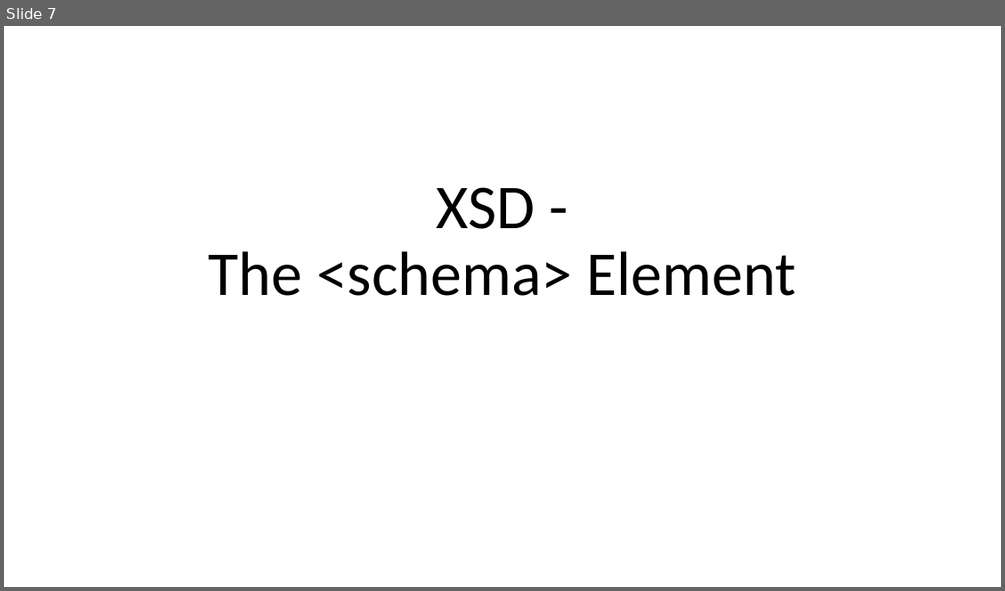
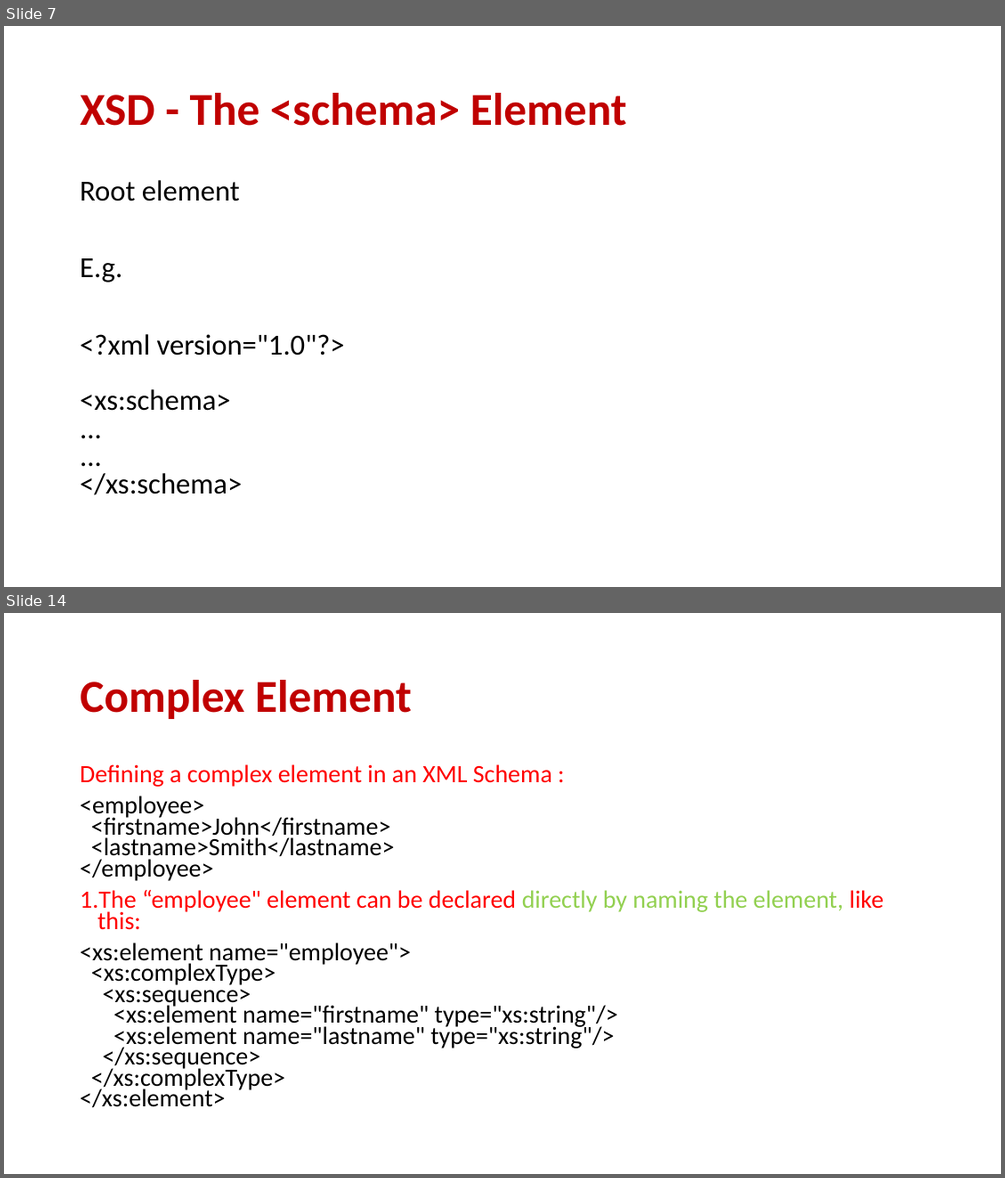
Before and after one commit to donkhan/msc, a slide deck: WebTechnology/XML/Lect_2_XML_Schema.ppt. Shown one above the other, each under a label of ours: slide 7 before the commit, slides 7 and 14 after it; the slides between them are not shown. The pictures are 1005x591 and 1005x1178 pixels, drawn with LibreOffice and Linux fonts; fonts in the diff are those of the drawing. Boxes give left, top, right and bottom in pixels: in the first picture for what was removed or moved away, otherwise in the second. Text is boxed around its words. In the diff, an @@ line names an element or a change of style, - is before the commit and + after.

```diff
--- a/WebTechnology/XML/Lect_2_XML_Schema.ppt
+++ b/WebTechnology/XML/Lect_2_XML_Schema.ppt
@@ slide 14 added at (4,613,1001,1174), background #FFFFFF @@
@@ title added at (80,680,412,719), 44 pt, text #C00000, bold @@
+Complex Element
@@ text added at (80,764,884,1108), 24 pt, text #000000 @@
+Defining a complex element in an XML Schema :
+<employee>
+<firstname>John</firstname>
+<lastname>Smith</lastname>
+</employee>
+1. The “employee" element can be declared directly by naming the element, like this:
+<xs:element name="employee">
+<xs:complexType>
+<xs:sequence>
+<xs:element name="firstname" type="xs:string"/>
+<xs:element name="lastname" type="xs:string"/>
+</xs:sequence>
+</xs:complexType>
+</xs:element>
@@ slide 7 changed as well @@
@@ title "XSD - The <schema> Element": place and size @@
-title "XSD - The <schema> Element" at (209,187,796,296)
+title "XSD - The <schema> Element" at (80,93,627,126)
@@ title "XSD - The <schema> Element" at (80,93,627,126): size 60 to 44 pt, text colour #000000 to #C00000, bold on; alignment centre to left; vertical alignment bottom to middle @@
@@ text added at (80,180,345,495), 28 pt, text #000000 @@
+Root element
+E.g.
+<?xml version="1.0"?>
+<xs:schema>
+...
+...
+</xs:schema>
```
Also in this commit, not shown: 17 other slides changed, 18 other slides added, 19 slides removed.
